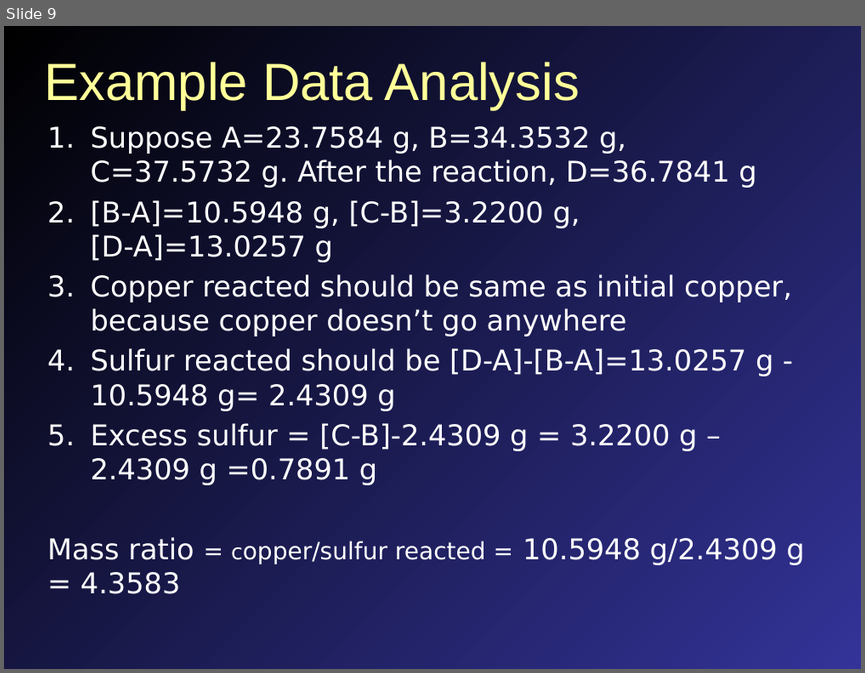
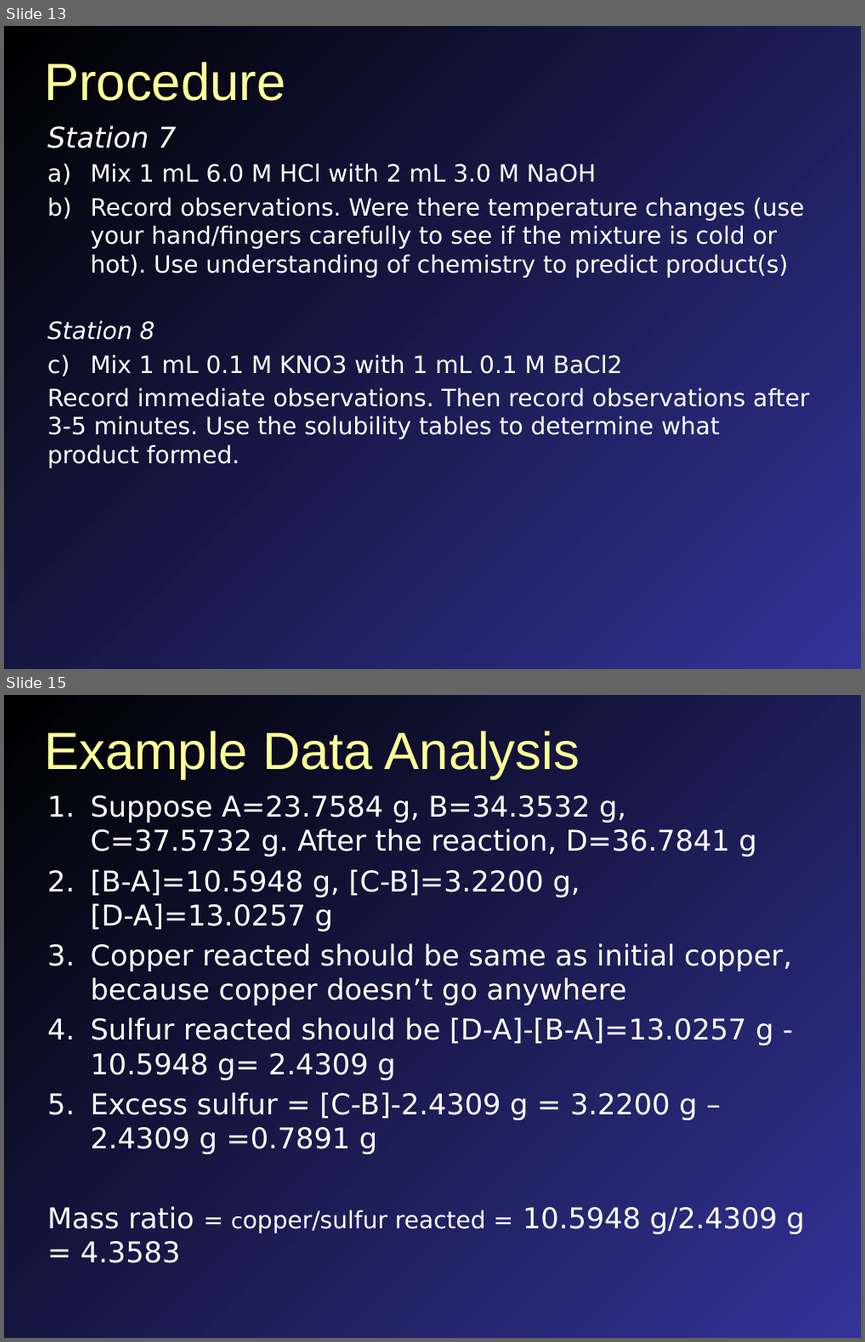
Before and after one commit to mavigozler/mavigozler.github.io, a slide deck: Teaching/Chemistry/Labs/FCC Chem 3A Expt 10a Types of Reactions.pptx. Shown one above the other, each under a label of ours: slide 9 before the commit, slides 13 and 15 after it; the slides between them are not shown. The pictures are 865x673 and 865x1342 pixels, drawn with LibreOffice and Linux fonts; fonts in the diff are those of the drawing. Boxes give left, top, right and bottom in pixels: in the first picture for what was removed or moved away, otherwise in the second. Text is boxed around its words. In the diff, an @@ line names an element or a change of style, - is before the commit and + after.

```diff
--- a/Teaching/Chemistry/Labs/FCC Chem 3A Expt 10a Types of Reactions.pptx
+++ b/Teaching/Chemistry/Labs/FCC Chem 3A Expt 10a Types of Reactions.pptx
@@ slide 13 added at bbox=[4, 26, 861, 669], background gradient #000000 to #333399 @@
@@ title added at bbox=[44, 62, 285, 101], 44 pt, text #FFFF99 @@
+Procedure
@@ text added at bbox=[47, 125, 809, 468], 20 pt, text #FFFFFF @@
+Station 7
+a) Mix 1 mL 6.0 M HCl with 2 mL 3.0 M NaOH
+b) Record observations. Were there temperature changes (use your hand/fingers carefully to see if the mixture is cold or hot). Use understanding of chemistry to predict product(s)
+Station 8
+a) Mix 1 mL 0.1 M KNO3 with 1 mL 0.1 M BaCl2
+Record immediate observations. Then record observations after 3-5 minutes. Use the solubility tables to determine what product formed.
@@ what was slide 9 is now slide 15 @@
```
Also in this commit, not shown: 4 slides changed, 7 other slides added, 2 slides removed, 42 other files.
